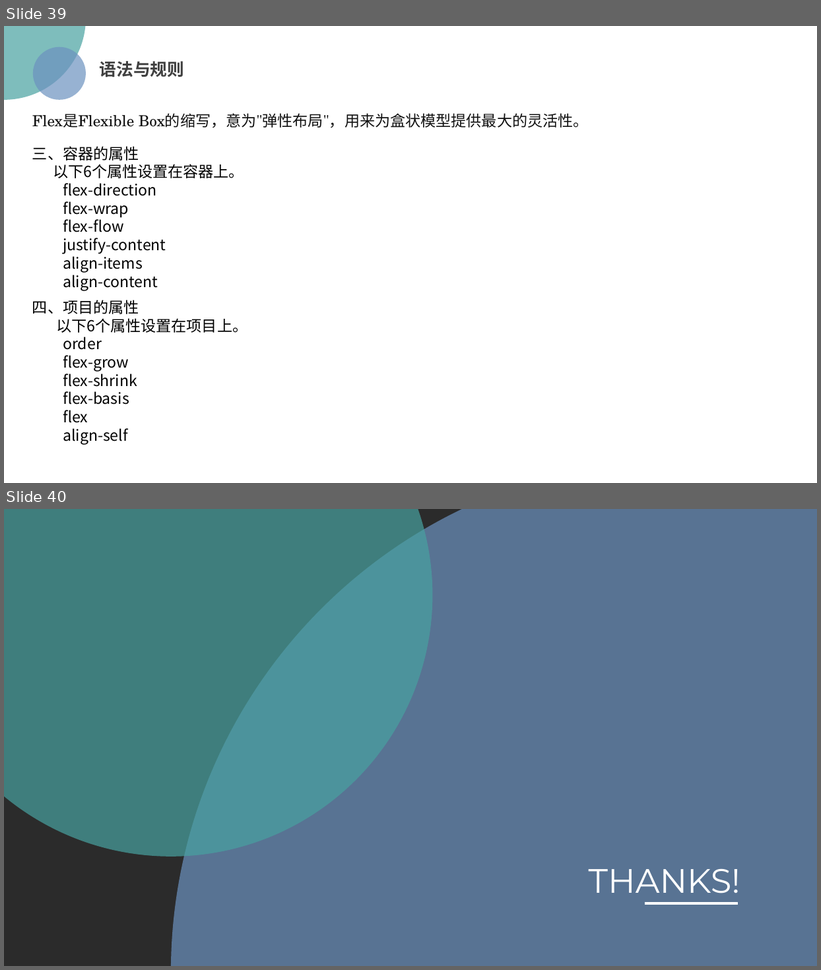
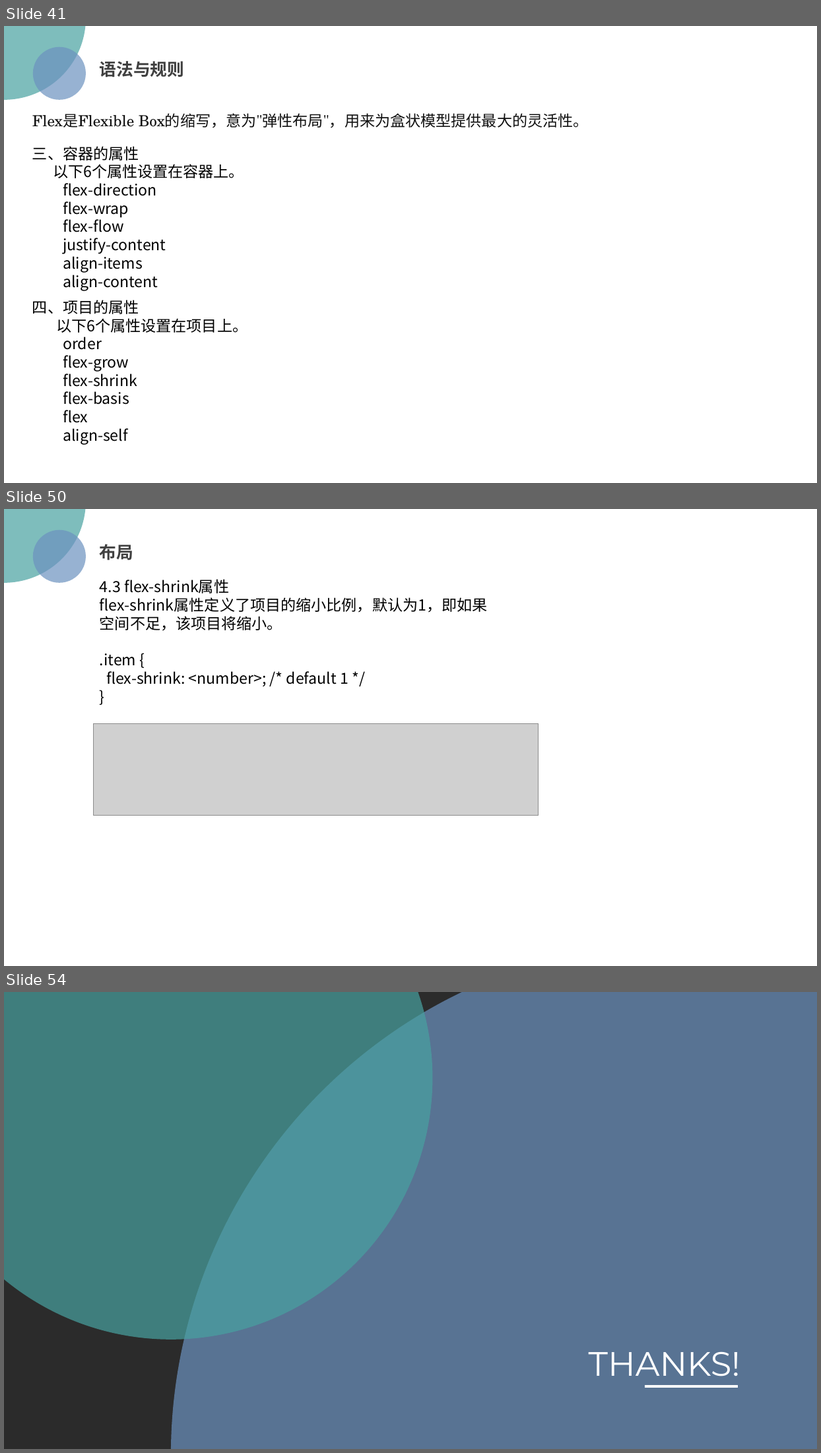
Before and after one commit to chutou/cssDemo, a slide deck: css 趣味之旅.pptx. Shown one above the other, each under a label of ours: slides 39 and 40 before the commit, slides 41, 50 and 54 after it; the slides between them are not shown. The pictures are 821x970 and 821x1453 pixels, drawn with LibreOffice and Linux fonts; fonts in the diff are those of the drawing; grey boxes stand for pictures; background and template pictures are left out; a plain dark background stands for a picture behind light text. Boxes give left, top, right and bottom in pixels: in the first picture for what was removed or moved away, otherwise in the second. Text is boxed around its words. In the diff, an @@ line names an element or a change of style, - is before the commit and + after.

```diff
--- a/css 趣味之旅.pptx
+++ b/css 趣味之旅.pptx
@@ slide 50 added at <box>4,509,817,966</box>, background picture (left out) @@
@@ ellipse added at <box>4,509,86,583</box>, fill #48A2A0 at 70% opacity @@
@@ ellipse added at <box>32,529,86,583</box>, fill #6C92C0 at 70% opacity @@
@@ text added at <box>100,544,133,560</box>, 20 pt, text #404040, bold @@
+布局
@@ text added at <box>100,579,488,687</box>, 18 pt, text #000000 @@
+4.3 flex-shrink属性
+flex-shrink属性定义了项目的缩小比例，默认为1，即如果空间不足，该项目将缩小。
+.item {
+flex-shrink: <number>; /* default 1 */
+}
@@ picture added at <box>94,723,539,816</box> @@
@@ what was slide 39 is now slide 41 @@
@@ what was slide 40 is now slide 54 @@
```
Also in this commit, not shown: 3 slides changed, 13 other slides added, 11 other files.
